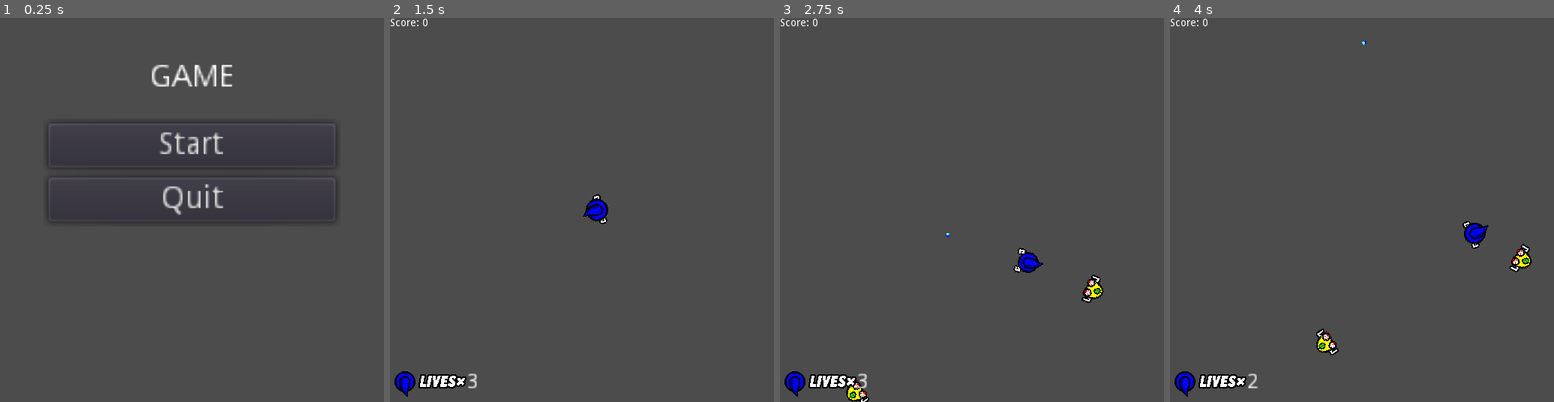
Above: before the commit, frames 1-4 (left to right).
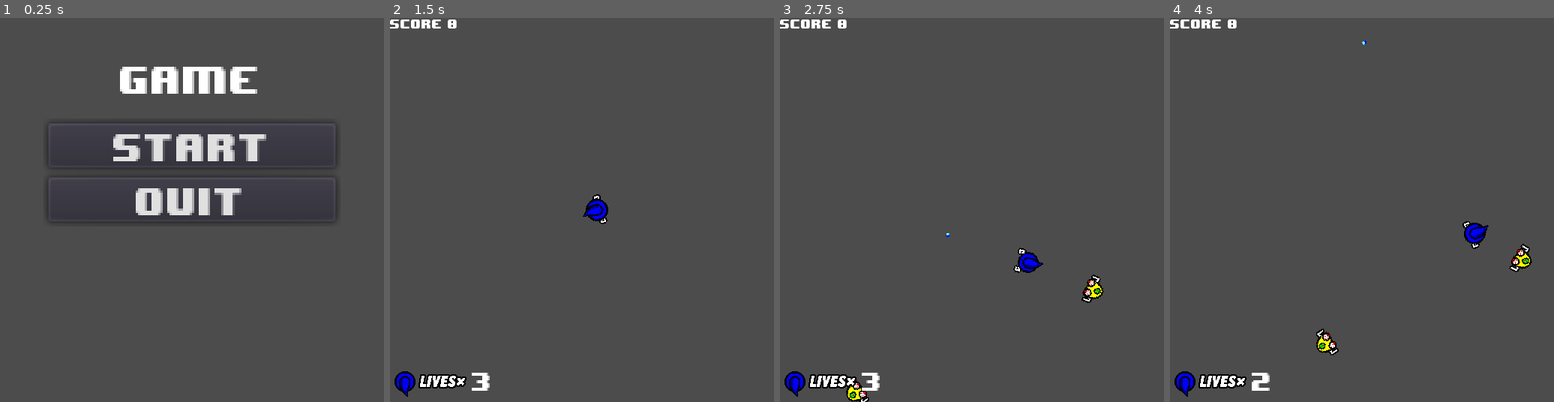
Above: after the commit, the same moments.

Repository: taylorhansen/Blue-vs-The-Sandwich-Invasion
Game: Godot game, scene res://main-menu/MainMenu.tscn
Two runs of this game, one before a commit and one after it. Both use one fixed random seed, a clock stepped at 60 frames per second and the inputs below.
Inputs (mouse positions are in pixels of both pictures, inside the frame that each line leads up to):
- Up to frame 1 (0.25 s): no input
- Up to frame 2 (1.5 s): click "Start" at 0.5 s; tap Enter at 1.25 s; move the mouse to (666, 190) at 1.27 s; press the mouse at (666, 190) at 1.28 s; hold D (move_right) from 1.28 s (still down)
- Up to frame 3 (2.75 s): move the mouse to (895, 229) at 2.02 s; release D (move_right) at 2.03 s; release the mouse at (895, 229) at 2.03 s; hold S (move_down) from 2.03 s (still down); click (895, 229) at 2.1 s
- Up to frame 4 (4 s): move the mouse to (1400, 125) at 2.77 s; release S (move_down) at 2.78 s; press the mouse at (1400, 125) at 2.78 s; hold D (move_right) 2.78-3.53 s; move the mouse to (1342, 286) at 3.52 s; release the mouse at (1342, 286) at 3.53 s; hold W (move_up) from 3.53 s (still down); click (1342, 286) at 3.6 s

The runs differ from the first frame. In frame 1, 5.4% of the frame differs, in the area x 29-70%, y 12-52%; in frame 2, 0.5%; in frame 3, 0.5%; in frame 4, 0.5%.

Commit message:
Add cool font
8-BIT WONDER.

Diff:
--- /dev/null
+++ b/fonts/8-bit-wonder.tres
@@ -0,0 +1,11 @@
+[gd_resource type="DynamicFont" load_steps=2 format=2]
+
+[ext_resource path="res://fonts/8-BIT WONDER.TTF" type="DynamicFontData" id=1]
+
+[resource]
+
+size = 14
+use_mipmaps = false
+use_filter = false
+font_data = ExtResource( 1 )
+_sections_unfolded = [ "Font", "Settings" ]
--- a/main-menu/MainMenu.tscn
+++ b/main-menu/MainMenu.tscn
@@ -1,6 +1,7 @@
-[gd_scene load_steps=2 format=2]
+[gd_scene load_steps=3 format=2]
 
-[ext_resource path="res://main-menu/MainMenu.gd" type="Script" id=1]
+[ext_resource path="res://main-menu/main_menu.gd" type="Script" id=1]
+[ext_resource path="res://fonts/8-bit-wonder.tres" type="DynamicFont" id=2]
 
 [node name="MainMenu" type="Control"]
 
@@ -34,7 +35,6 @@
 size_flags_horizontal = 1
 size_flags_vertical = 1
 alignment = 0
-_sections_unfolded = [ "Rect" ]
 
 [node name="CenterContainer" type="CenterContainer" parent="VBoxContainer" index="0"]
 
@@ -68,13 +68,13 @@
 mouse_default_cursor_shape = 0
 size_flags_horizontal = 1
 size_flags_vertical = 4
+custom_fonts/font = ExtResource( 2 )
 text = "GAME"
 align = 1
 valign = 1
 percent_visible = 1.0
 lines_skipped = 0
 max_lines_visible = -1
-_sections_unfolded = [ "custom_fonts" ]
 
 [node name="Start" type="Button" parent="VBoxContainer" index="1"]
 
@@ -92,6 +92,7 @@
 mouse_default_cursor_shape = 0
 size_flags_horizontal = 1
 size_flags_vertical = 1
+custom_fonts/font = ExtResource( 2 )
 toggle_mode = false
 enabled_focus_mode = 2
 shortcut = null
@@ -99,7 +100,6 @@
 text = "Start"
 flat = false
 align = 1
-_sections_unfolded = [ "Grow Direction", "Rect" ]
 
 [node name="Quit" type="Button" parent="VBoxContainer" index="2"]
 
@@ -117,6 +117,7 @@
 mouse_default_cursor_shape = 0
 size_flags_horizontal = 1
 size_flags_vertical = 1
+custom_fonts/font = ExtResource( 2 )
 toggle_mode = false
 enabled_focus_mode = 2
 shortcut = null
@@ -124,7 +125,6 @@
 text = "Quit"
 flat = false
 align = 1
-_sections_unfolded = [ "Rect" ]
 
 [connection signal="pressed" from="VBoxContainer/Start" to="." method="_on_Start_pressed"]
 
--- a/world/World.tscn
+++ b/world/World.tscn
@@ -1,21 +1,186 @@
-[gd_scene load_steps=7 format=2]
+[gd_scene load_steps=8 format=2]
 
 [ext_resource path="res://world/world.gd" type="Script" id=1]
-[ext_resource path="res://player/Player.tscn" type="PackedScene" id=2]
-[ext_resource path="res://player/hatbase.tga" type="Texture" id=3]
-[ext_resource path="res://player/hattop.tga" type="Texture" id=4]
-[ext_resource path="res://world/LIVES.tga" type="Texture" id=5]
-[ext_resource path="res://world/camera.gd" type="Script" id=6]
+[ext_resource path="res://fonts/8-bit-wonder.tres" type="DynamicFont" id=2]
+[ext_resource path="res://player/Player.tscn" type="PackedScene" id=3]
+[ext_resource path="res://player/hatbase.tga" type="Texture" id=4]
+[ext_resource path="res://player/hattop.tga" type="Texture" id=5]
+[ext_resource path="res://world/LIVES.tga" type="Texture" id=6]
+[ext_resource path="res://world/camera.gd" type="Script" id=7]
 
 [node name="World" type="Node" index="0"]
 
 script = ExtResource( 1 )
 
-[node name="Player" parent="." index="0" instance=ExtResource( 2 )]
+[node name="GameOver" type="PopupPanel" parent="." index="0"]
+
+pause_mode = 2
+visible = false
+anchor_left = 0.0
+anchor_top = 0.0
+anchor_right = 0.0
+anchor_bottom = 0.0
+margin_right = 195.0
+margin_bottom = 58.0
+rect_pivot_offset = Vector2( 0, 0 )
+rect_clip_content = false
+mouse_filter = 0
+mouse_default_cursor_shape = 0
+size_flags_horizontal = 1
+size_flags_vertical = 1
+popup_exclusive = true
+__meta__ = {
+"_edit_group_": true
+}
+
+[node name="MarginContainer" type="MarginContainer" parent="GameOver" index="0"]
+
+anchor_left = 0.0
+anchor_top = 0.0
+anchor_right = 0.0
+anchor_bottom = 0.0
+margin_right = 195.0
+margin_bottom = 58.0
+rect_pivot_offset = Vector2( 0, 0 )
+rect_clip_content = false
+mouse_filter = 0
+mouse_default_cursor_shape = 0
+size_flags_horizontal = 1
+size_flags_vertical = 1
+custom_constants/margin_right = 10
+custom_constants/margin_top = 10
+custom_constants/margin_left = 10
+custom_constants/margin_bottom = 10
+
+[node name="VBoxContainer" type="VBoxContainer" parent="GameOver/MarginContainer" index="0"]
+
+anchor_left = 0.0
+anchor_top = 0.0
+anchor_right = 0.0
+anchor_bottom = 0.0
+margin_left = 10.0
+margin_top = 10.0
+margin_right = 185.0
+margin_bottom = 48.0
+rect_pivot_offset = Vector2( 0, 0 )
+rect_clip_content = false
+mouse_filter = 1
+mouse_default_cursor_shape = 0
+size_flags_horizontal = 1
+size_flags_vertical = 1
+alignment = 0
+
+[node name="CenterContainer" type="CenterContainer" parent="GameOver/MarginContainer/VBoxContainer" index="0"]
+
+anchor_left = 0.0
+anchor_top = 0.0
+anchor_right = 0.0
+anchor_bottom = 0.0
+margin_right = 175.0
+margin_bottom = 14.0
+rect_pivot_offset = Vector2( 0, 0 )
+rect_clip_content = false
+mouse_filter = 0
+mouse_default_cursor_shape = 0
+size_flags_horizontal = 1
+size_flags_vertical = 1
+use_top_left = false
+
+[node name="Label" type="Label" parent="GameOver/MarginContainer/VBoxContainer/CenterContainer" index="0"]
+
+anchor_left = 0.0
+anchor_top = 0.0
+anchor_right = 0.0
+anchor_bottom = 0.0
+margin_left = 24.0
+margin_right = 150.0
+margin_bottom = 14.0
+rect_pivot_offset = Vector2( 0, 0 )
+rect_clip_content = false
+mouse_filter = 2
+mouse_default_cursor_shape = 0
+size_flags_horizontal = 1
+size_flags_vertical = 4
+custom_fonts/font = ExtResource( 2 )
+text = "GAME OVER"
+align = 1
+valign = 1
+percent_visible = 1.0
+lines_skipped = 0
+max_lines_visible = -1
+
+[node name="HBoxContainer" type="HBoxContainer" parent="GameOver/MarginContainer/VBoxContainer" index="1"]
+
+anchor_left = 0.0
+anchor_top = 0.0
+anchor_right = 0.0
+anchor_bottom = 0.0
+margin_top = 18.0
+margin_right = 175.0
+margin_bottom = 38.0
+rect_pivot_offset = Vector2( 0, 0 )
+rect_clip_content = false
+mouse_filter = 1
+mouse_default_cursor_shape = 0
+size_flags_horizontal = 1
+size_flags_vertical = 1
+alignment = 0
+
+[node name="Quit" type="Button" parent="GameOver/MarginContainer/VBoxContainer/HBoxContainer" index="0"]
+
+anchor_left = 0.0
+anchor_top = 0.0
+anchor_right = 0.0
+anchor_bottom = 0.0
+margin_right = 61.0
+margin_bottom = 20.0
+rect_pivot_offset = Vector2( 0, 0 )
+rect_clip_content = false
+focus_mode = 2
+mouse_filter = 0
+mouse_default_cursor_shape = 0
+size_flags_horizontal = 1
+size_flags_vertical = 1
+custom_fonts/font = ExtResource( 2 )
+toggle_mode = false
+enabled_focus_mode = 2
+shortcut = null
+group = null
+text = "Quit"
+flat = false
+align = 1
+
+[node name="Restart" type="Button" parent="GameOver/MarginContainer/VBoxContainer/HBoxContainer" index="1"]
+
+anchor_left = 0.0
+anchor_top = 0.0
+anchor_right = 0.0
+anchor_bottom = 0.0
+margin_left = 65.0
+margin_right = 175.0
+margin_bottom = 20.0
+rect_pivot_offset = Vector2( 0, 0 )
+rect_clip_content = false
+focus_mode = 2
+mouse_filter = 0
+mouse_default_cursor_shape = 0
+size_flags_horizontal = 1
+size_flags_vertical = 1
+custom_fonts/font = ExtResource( 2 )
+toggle_mode = false
+enabled_focus_mode = 2
+shortcut = null
+group = null
+text = "Restart"
+flat = false
+align = 1
+
+[node name="Player" parent="." index="1" instance=ExtResource( 3 )]
 
 position = Vector2( 256, 256 )
-
-[node name="Enemies" type="Node" parent="." index="1"]
+z_index = -2
+
+[node name="Enemies" type="Node" parent="." index="2"]
 
 [node name="SpawnTimer" type="Timer" parent="Enemies" index="0"]
 
@@ -24,7 +189,7 @@
 one_shot = false
 autostart = true
 
-[node name="HUD" type="CanvasLayer" parent="." index="2"]
+[node name="HUD" type="CanvasLayer" parent="." index="3"]
 
 layer = 1
 offset = Vector2( 0, 0 )
@@ -72,10 +237,10 @@
 anchor_top = 0.0
 anchor_right = 0.0
 anchor_bottom = 0.0
-margin_left = 102.0
-margin_top = -8.0
-margin_right = 110.0
-margin_bottom = 6.0
+margin_left = 109.0
+margin_top = -11.0
+margin_right = 123.0
+margin_bottom = 3.0
 rect_scale = Vector2( 2, 2 )
 rect_pivot_offset = Vector2( 0, 0 )
 rect_clip_content = false
@@ -83,6 +248,7 @@
 mouse_default_cursor_shape = 0
 size_flags_horizontal = 1
 size_flags_vertical = 4
+custom_fonts/font = ExtResource( 2 )
 text = "3"
 percent_visible = 1.0
 lines_skipped = 0
@@ -102,11 +268,13 @@
 mouse_default_cursor_shape = 0
 size_flags_horizontal = 1
 size_flags_vertical = 4
+custom_fonts/font = ExtResource( 2 )
+text = "Score:"
 percent_visible = 1.0
 lines_skipped = 0
 max_lines_visible = -1
 
-[node name="Screen" type="Camera2D" parent="." index="3"]
+[node name="Screen" type="Camera2D" parent="." index="4"]
 
 pause_mode = 2
 anchor_mode = 0
@@ -143,6 +311,10 @@
 one_shot = false
 autostart = false
 
+[connection signal="pressed" from="GameOver/MarginContainer/VBoxContainer/HBoxContainer/Quit" to="." method="_on_Quit_pressed"]
+
+[connection signal="pressed" from="GameOver/MarginContainer/VBoxContainer/HBoxContainer/Restart" to="." method="_on_Restart_pressed"]
+
 [connection signal="hit" from="Player" to="." method="_on_Player_hit"]
 
 [connection signal="timeout" from="Enemies/SpawnTimer" to="." method="_on_SpawnTimer_timeout"]
--- a/world/world.gd
+++ b/world/world.gd
@@ -56,7 +56,8 @@
     $Screen.shake()
     if lives <= 0:
         # game over sequence
-        get_tree().change_scene("res://main-menu/MainMenu.tscn")
+        $GameOver.popup_centered()
+        get_tree().paused = true
 
 func _on_Enemy_fired():
     """
@@ -79,3 +80,17 @@
     Updates the life indicator in the HUD.
     """
     $HUD/Lives/LifeCounter.text = str(lives)
+
+func _on_Quit_pressed():
+    """
+    Called when clicking the Quit button.
+    """
+    get_tree().change_scene("res://main-menu/MainMenu.tscn")
+    get_tree().paused = false
+
+func _on_Restart_pressed():
+    """
+    Called when clicking the restart button.
+    """
+    get_tree().change_scene("res://world/World.tscn")
+    get_tree().paused = false
Binary file added: fonts/8-BIT WONDER.TTF
Renamed: main-menu/MainMenu.gd -> main-menu/main_menu.gd
Not shown: 3 places in world/World.tscn that only renumber resources
